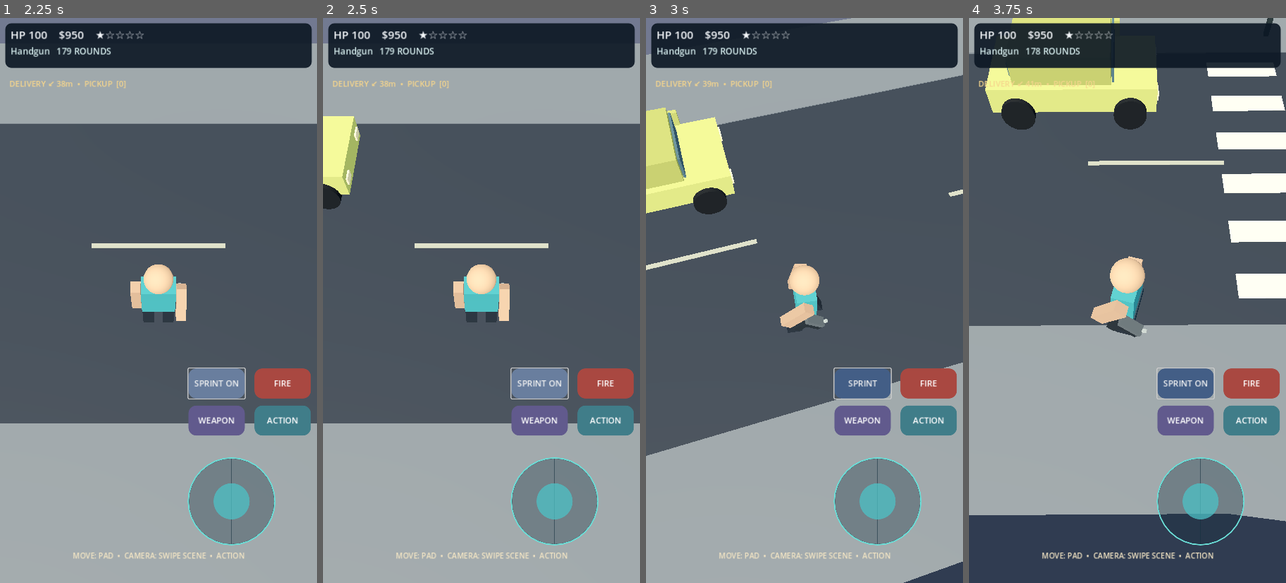
Above: before the commit, frames 1-4 (left to right).
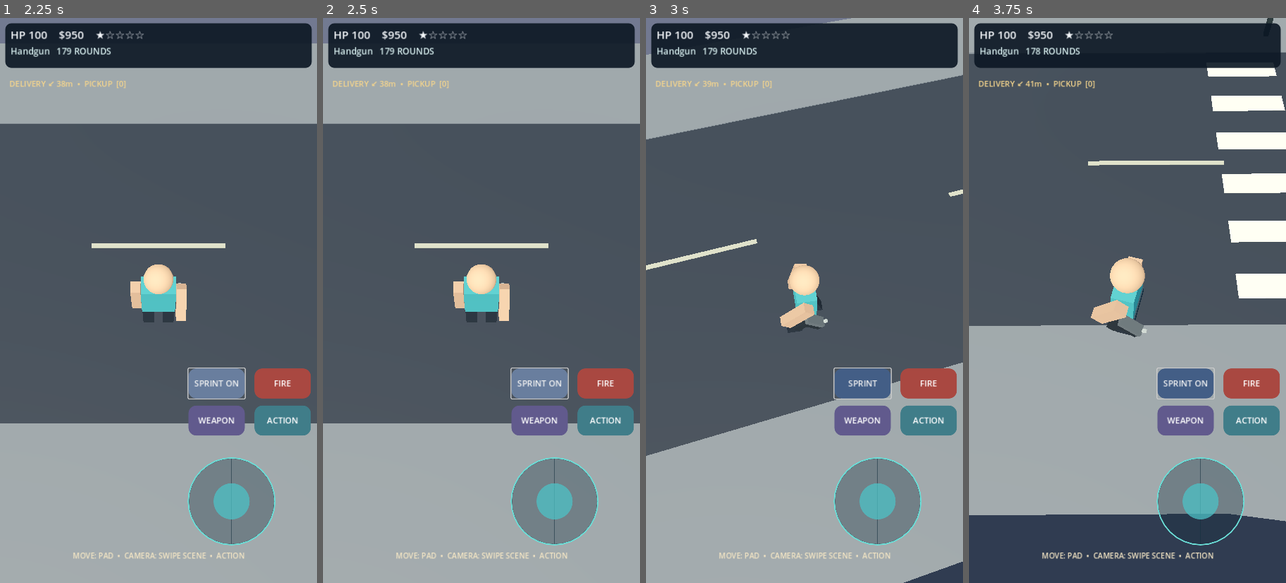
Above: after the commit, the same moments.

Repository: shejklgaia-png/Gt_a_like_game
Game: Godot game, scene res://scenes/main.tscn
The game is run twice, just before and just after one commit, with the same random seed, the same clock (stepped at 60 frames per second) and the same inputs.
Inputs (mouse positions are in pixels of both pictures, inside the frame that each line leads up to):
- Up to frame 1 (2.25 s): click "FIRE" at 0.5 s; click "ACTION" at 1.25 s; click "SPRINT" at 2 s
- Up to frame 2 (2.5 s): no input
- Up to frame 3 (3 s): tap Enter at 2.75 s; move the mouse to (874, 272) at 2.77 s; hold D from 2.78 s (still down); hold Shift from 2.78 s (still down); click (874, 272) at 2.92 s
- Up to frame 4 (3.75 s): tap Space at 3.02 s; release D at 3.5 s; release Shift at 3.5 s; drag from (1064, 328) to (1111, 413) at 3.52 s

Frame 1 is identical in both runs. In frame 2, 1.6% of the frame differs, in the area x 0-12%, y 17-34%; in frame 3, 4.1%; in frame 4, 5.1%, in the area x 5-60%, y 0-20%.

Commit message:
Integrate traffic signals, protected crosswalk routing, crowd reactions and civilian replenishment

Diff:
--- a/scripts/vehicle.gd
+++ b/scripts/vehicle.gd
@@ -2,6 +2,7 @@
 class_name PocketVehicle
 
 const Shapes = preload("res://scripts/shape_factory.gd")
+const TrafficRules = preload("res://scripts/traffic_rules.gd")
 var occupied: bool = false
 var being_stolen: bool = false
 var npc_speed: float = 10.0
@@ -17,6 +18,9 @@
 var door_angle: float = 0.0
 var brake_lights: Array[MeshInstance3D] = []
 var brake_light_on: bool = false
+var health: float = 150.0
+var dented: bool = false
+var total_driven: float = 0.0
 
 
 func setup(p_axis: int, p_travel: float, p_lane: float, color: Color) -> void:
@@ -88,6 +92,7 @@
 		var tip: Vector3 = origin + forward * 7.4
 		var params := PhysicsRayQueryParameters3D.create(origin, tip)
 		params.exclude = [get_rid()]
+		params.collision_mask = 14 # Ignore ground/architecture in pedestrian sensor.
 		var result := get_world_3d().direct_space_state.intersect_ray(params)
 		if result.is_empty():
 			continue
@@ -120,10 +125,11 @@
 		else:
 			heading.x = travel
 		rotation.y = atan2(-heading.x, -heading.z)
-		var desired := 0.0 if pedestrian_ahead() else npc_speed
+		var desired := 0.0 if pedestrian_ahead() or TrafficRules.must_stop_car(axis, travel, global_position) else npc_speed
 		drive_speed = move_toward(drive_speed, desired, delta * (26.0 if desired == 0.0 else 8.0))
 		velocity = heading * drive_speed
 	move_and_slide()
+	total_driven += velocity.length() * delta
 	if not occupied and not being_stolen:
 		if axis == 0 and absf(position.z) > 121.0:
 			position.z = -signf(position.z) * 120.0
@@ -135,3 +141,17 @@
 		for item in brake_lights:
 			if is_instance_valid(item):
 				item.material_override = Shapes.material(Color("#ff4b50") if should_brake else Color("#c92d4c"))
+
+func hit(points: float) -> void:
+	health = maxf(0.0, health - points)
+	if health < 75.0 and not dented:
+		dented = true
+		var damaged := get_child(1) if get_child_count() > 1 else null
+		if damaged is Node3D and damaged.get_child_count() > 0:
+			var node := damaged.get_child(0)
+			if node is MeshInstance3D:
+				node.material_override = Shapes.material(tint.darkened(0.58))
+	if health <= 0.0:
+		drive_speed = 0.0
+		npc_speed = 0.0
+		nitro = false
